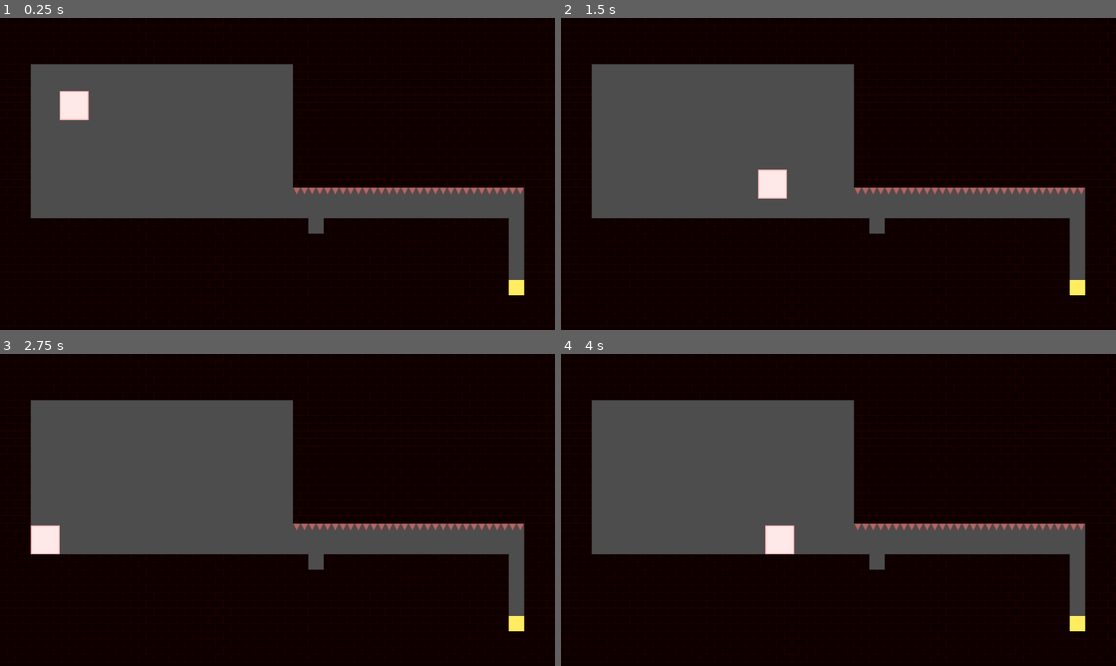
Above: before the commit, frames 1-4 (two rows, left to right).
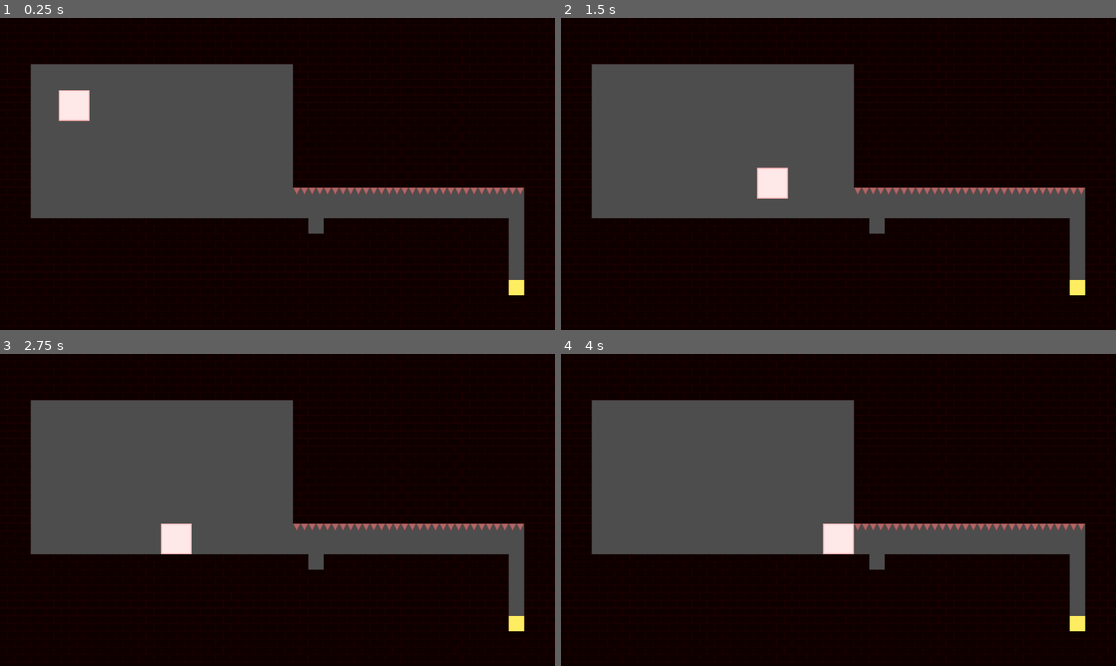
Above: after the commit, the same moments.

Repository: devramsean0/Counterspell2024
Game: Godot game, scene res://main.tscn
Same seed, same stepped clock (60 frames per second), same inputs: the game is played once before the commit and once after it.
Inputs:
- Up to frame 1 (0.25 s): no input
- Up to frame 2 (1.5 s): tap Enter (ui_accept) at 0.5, 0.77 s; hold Right (ui_right) from 0.53 s (still down)
- Up to frame 3 (2.75 s): tap Enter (ui_accept) at 1.52 s; release Right (ui_right) at 2.03 s; hold Left (ui_left) from 2.03 s (still down)
- Up to frame 4 (4 s): release Left (ui_left) at 2.78 s; hold Right (ui_right) from 2.78 s (still down); tap Enter (ui_accept) at 3.02, 3.77 s

The runs differ from the first frame. In frame 1, 0.1% of the frame differs, in the area x 10-17%, y 23-34%; in frame 2, 0.1%; in frame 3, 1.0%, in the area x 5-35%, y 54-65%; in frame 4, 1.0%.

Commit message:
h

Diff:
--- a/player.tscn
+++ b/player.tscn
@@ -4,7 +4,7 @@
 [ext_resource type="Script" path="res://player.gd" id="1_xibq7"]
 
 [sub_resource type="RectangleShape2D" id="RectangleShape2D_f5epl"]
-size = Vector2(60, 60)
+size = Vector2(64, 64)
 
 [sub_resource type="SpriteFrames" id="SpriteFrames_bwy0n"]
 animations = [{
@@ -29,7 +29,7 @@
 
 [node name="AnimatedSprite2D" type="AnimatedSprite2D" parent="."]
 position = Vector2(9.53674e-07, 9.53674e-07)
-scale = Vector2(1.875, 1.875)
+scale = Vector2(2, 2)
 sprite_frames = SubResource("SpriteFrames_bwy0n")
 
 [node name="Area2D" type="Area2D" parent="."]
